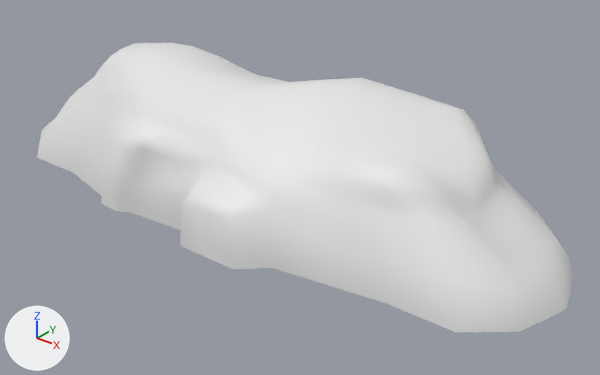
A saved change to the FBX model Assets/Nature props/Stylized Nature Kit Lite/Meshes/Talus/talus2.fbx.
The view is the same before and after, from a camera (50 mm lens) standing at (8.44, -9.57, 6.36) and looking at (0.79, -0.01, 0.44). Arrows for +X, +Y and +Z are at lower left; the lights stay in place. Materials are left out; every surface is plain grey.
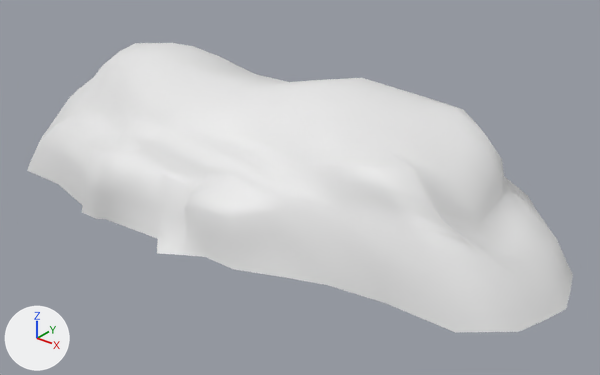
Boxes (x1, y1, x2, y2) around the edits, measured in the pictures (600 x 375 px):
'Cube', reshaped
    before: (37, 43, 573, 333)
    after: (27, 43, 573, 333)
part 1 of me_cube, built on
    before: (39, 59, 573, 333)
    after: (27, 53, 573, 333)

The change, as a list of edits to the scene's bpy script:
```text
Change me_cube:
    used by ob_cube; location = (0.0, 0.0, 0.0)
    remove me_cube.from_pydata(...)  # 340 vertices, 321 faces; spans x -5.16..5.37, y -2.05..1.82, z -0.01..2.26
    add me_cube.from_pydata(...)  # 392 vertices, 373 faces; spans x -5.16..5.37, y -2.43..2.17, z 0.0..2.26
    me_cube part 1
    11 vertices are removed from x -4.23..4.01, y -1.6..1.65, z 0.5..1.66
    49 faces are deleted
    12 vertices in x -5.08..5.14, y -2.03..1.58, z 0.2..0.25 move by (0.0, 0.0, -0.12)
    3 vertices in x -4.88..3.34, y -1.53..0.95, z 0.25 move by (0.0, 0.0, -0.13)
    127 vertices move from x -4.41..5.24, y -2.05..1.79, z -0.01..2.01 to x -4.37..5.24, y -2.43..2.17, z 0.0..2.01
    63 vertices are added at x -4.81..4.15, y -2.29..2.14, z 0.0..1.99
    101 new faces join them
```
